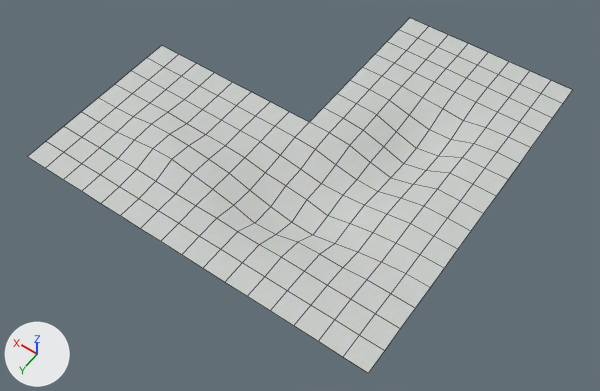
An edit to the OBJ model game/models/auto/corner_3.obj, drawn before and after from the same camera.
Both versions are drawn from a 50 mm lens placed at (-593.0, 1487.0, 1601.0), pointed at (178.0, 407.0, -96.0). Arrows for +X, +Y and +Z are at lower left; the lights stay in place. Mesh edges are drawn as thin lines. Where no turn or scale is listed for an object, it has been applied to the vertices.

In view in the first picture: 'corner_3_Cube.013'.
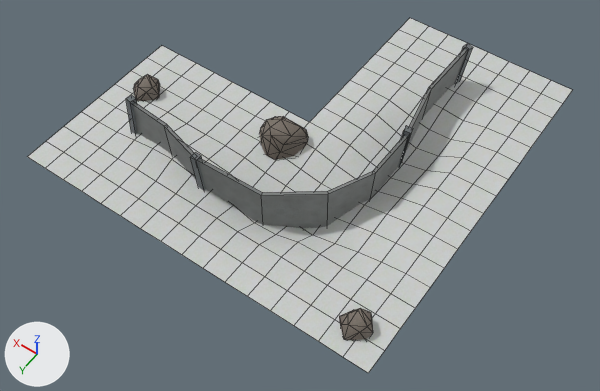
Edits to the bpy script that builds the scene:
```text
Change me_corner_3_cube_013:
    verts and faces of me_corner_3_cube_013; kept vertices keep their numbers, new ones are numbered from 225
    remove me_corner_3_cube_013.from_pydata(...)  # 225 vertices, 192 faces; spans x -256.0..768.0, y -256.0..768.0, z -58.0..26.0
    add me_corner_3_cube_013.from_pydata(...)  # 381 vertices, 414 faces; spans x -256.0..768.0, y -256.0..768.0, z -67.0..137.0
    me_corner_3_cube_013 part 1: a new loose piece of 36 vertices spanning x -13.0..596.0, y -111.0..599.0, z -67.0..137.0, in mat_textures_dev_ground_concrete_tga (picture img_concrete_tga)
    me_corner_3_cube_013 part 2: a new loose piece of 34 vertices spanning x 216.0..344.0, y 289.0..411.0, z -63.0..61.0, in mat_textures_dev_ground_rock_tga (picture img_rock_tga)
    me_corner_3_cube_013 part 3: a new loose piece of 27 vertices spanning x 634.0..716.0, y 386.0..463.0, z -29.0..53.0, in mat_textures_dev_ground_rock_tga (picture img_rock_tga)
    me_corner_3_cube_013 part 4: a new loose piece of 27 vertices spanning x -215.0..-133.0, y 657.0..734.0, z -29.0..53.0, in mat_textures_dev_ground_rock_tga (picture img_rock_tga)
    me_corner_3_cube_013 part 5
    add verts[225] = (333.0, 572.0, -32.0)
    add verts[226] = (334.0, 586.0, 124.0)  # pixel (201, 155)
    add verts[227] = (333.0, 590.0, -32.0)
    add verts[228] = (334.0, 604.0, 124.0)  # pixel (196, 160)
    add for new, old in zip([*range(229, 233)], [*range(225, 229)]): verts[new] = verts[old] + (18.0, 0.0, 0.0)
    add faces += [(225, 226, 228, 227), (227, 228, 232, 231), (229, 231, 232, 230), (225, 229, 230, 226), (225, 227, 231, 229), (226, 230, 232, 228)]  # mat_textures_dev_ground_metal_tga (picture img_metal_tga)
    me_corner_3_cube_013 part 6
    add verts[233] = (586.0, 543.0, -32.0)
    add verts[234] = (585.0, 535.0, 124.0)  # pixel (136, 98)
    add verts[235] = (588.0, 561.0, -32.0)
    add verts[236] = (587.0, 553.0, 124.0)  # pixel (130, 102)
    add for new, old in zip([*range(237, 241)], [*range(233, 237)]): verts[new] = verts[old] + (18.0, -2.0, 0.0)
    add faces += [(233, 234, 236, 235), (235, 236, 240, 239), (237, 239, 240, 238), (233, 237, 238, 234), (233, 235, 239, 237), (234, 238, 240, 236)]  # mat_textures_dev_ground_metal_tga (picture img_metal_tga)
    me_corner_3_cube_013 part 7
    add verts[241] = (30.0, -110.0, -31.0)
    add verts[242] = (14.0, -121.0, 123.0)  # pixel (467, 43)
    add verts[243] = (12.0, -106.0, -33.0)
    add for new, old in zip([244, 245, 246], [241, 242, 243]): verts[new] = verts[old] + (3.0, 18.0, 2.0)
    add verts[247] = (-4.0, -118.0, 122.0)  # pixel (473, 47)
    add verts[248] = (0.0, -100.0, 123.0)  # pixel (468, 50)
    add faces += [(241, 242, 247, 243), (243, 247, 248, 246), (244, 246, 248, 245), (241, 244, 245, 242), (241, 243, 246, 244), (242, 245, 248, 247)]  # mat_textures_dev_ground_metal_tga (picture img_metal_tga)
    me_corner_3_cube_013 part 8
    add verts[249] = (24.0, 197.0, -62.0)
    add verts[250] = (7.0, 197.0, 93.0)  # pixel (406, 125)
    add verts[251] = (7.0, 193.0, -64.0)
    add verts[252] = (-11.0, 193.0, 91.0)  # pixel (413, 128)
    add verts[253] = (21.0, 215.0, -62.0)
    add verts[254] = (3.0, 215.0, 92.0)  # pixel (403, 130)
    add verts[255] = (3.0, 211.0, -64.0)
    add verts[256] = (-14.0, 211.0, 90.0)  # pixel (410, 133)
    add faces += [(249, 250, 252, 251), (251, 252, 256, 255), (253, 255, 256, 254), (249, 253, 254, 250), (249, 251, 255, 253), (250, 254, 256, 252)]  # mat_textures_dev_ground_metal_tga (picture img_metal_tga)
    add me_corner_3_cube_013.materials.append(mat_textures_dev_ground_concrete_tga)  # picture img_concrete_tga
    add me_corner_3_cube_013.materials.append(mat_textures_dev_ground_rock_tga)  # picture img_rock_tga
    add me_corner_3_cube_013.materials.append(mat_textures_dev_ground_metal_tga)  # picture img_metal_tga
```

Boxes (x1, y1, x2, y2) around the edits, measured in the pictures (600 x 391 px):
part 1 of me_corner_3_cube_013, added
    after: (133, 49, 467, 229)
part 2 of me_corner_3_cube_013, added
    after: (259, 116, 308, 160)
part 3 of me_corner_3_cube_013, added
    after: (133, 74, 160, 101)
part 4 of me_corner_3_cube_013, added
    after: (339, 308, 373, 340)
part 5 of me_corner_3_cube_013, added
    after: (190, 153, 206, 191)
part 6 of me_corner_3_cube_013, added
    after: (126, 95, 137, 134)
part 7 of me_corner_3_cube_013, added
    after: (454, 44, 473, 84)
part 8 of me_corner_3_cube_013, added
    after: (398, 125, 413, 168)
